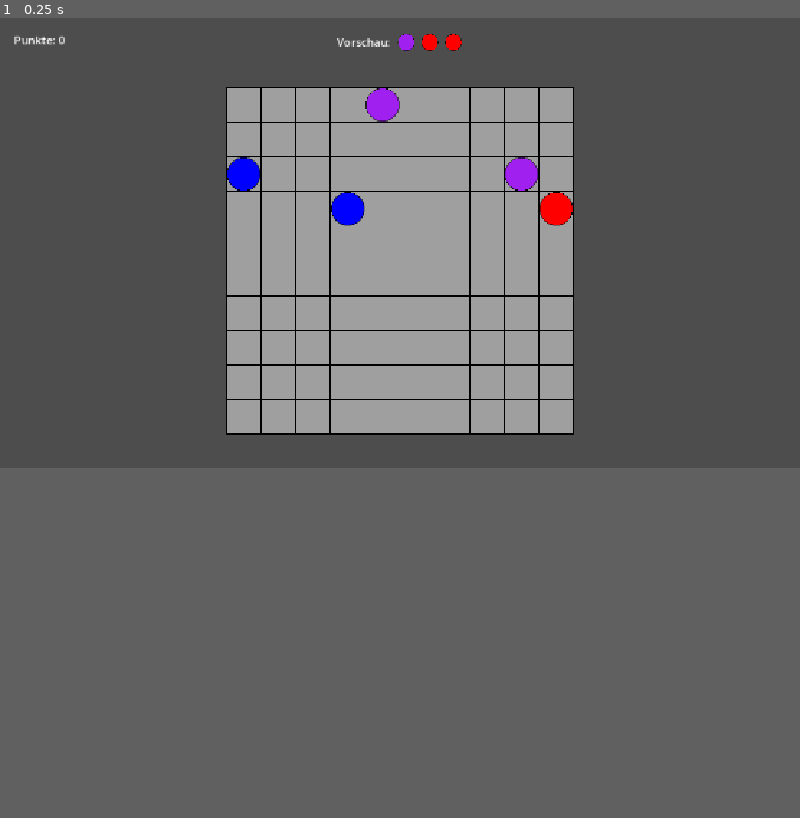
Above: before the commit, frame 1.
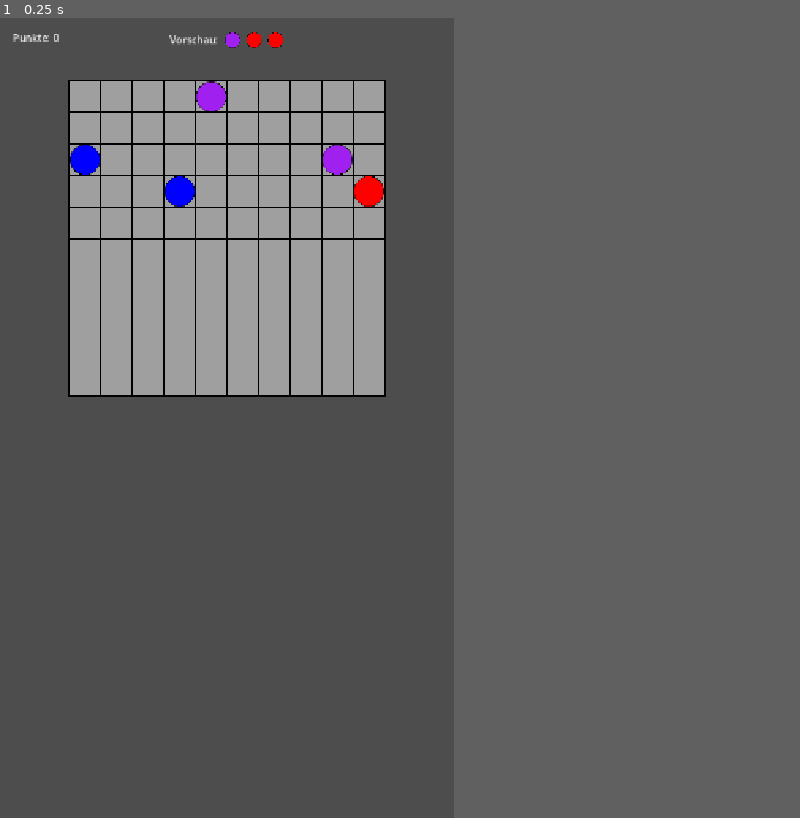
Above: after the commit, the same moment.

Repository: Artus030/godot-lines
Game: Godot game, scene res://Scenes/PlayingField.tscn
Two runs of this game, one before a commit and one after it. Both use one fixed random seed, a clock stepped at 60 frames per second and the inputs below.
Inputs:
- Up to frame 1 (0.25 s): no input
In our replay, the window is 800x450 before the commit and 454x800 after it. These sizes can differ from the game's own. Grey fills any space a smaller window leaves; there, only what the larger window draws over its background counts as a difference.

The runs differ from the first frame. In frame 1, 21% of the frame differs, in the area x 1-72%, y 1-53%.

Commit message:
prbly fixed layout issue on mobile

Diff:
--- a/project.godot
+++ b/project.godot
@@ -18,8 +18,11 @@
 
 [display]
 
+window/size/viewport_width=720
+window/size/viewport_height=1269
 window/stretch/mode="canvas_items"
 window/stretch/aspect="expand"
+window/handheld/orientation=1
 
 [physics]
 
